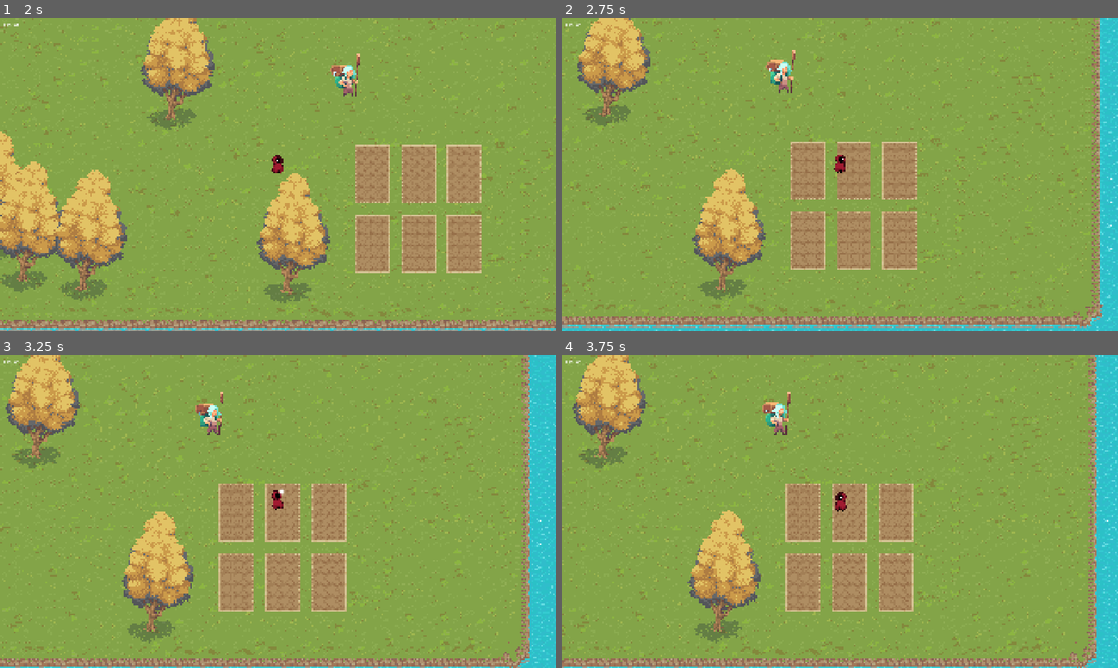
Above: before the commit, frames 1-4 (two rows, left to right).
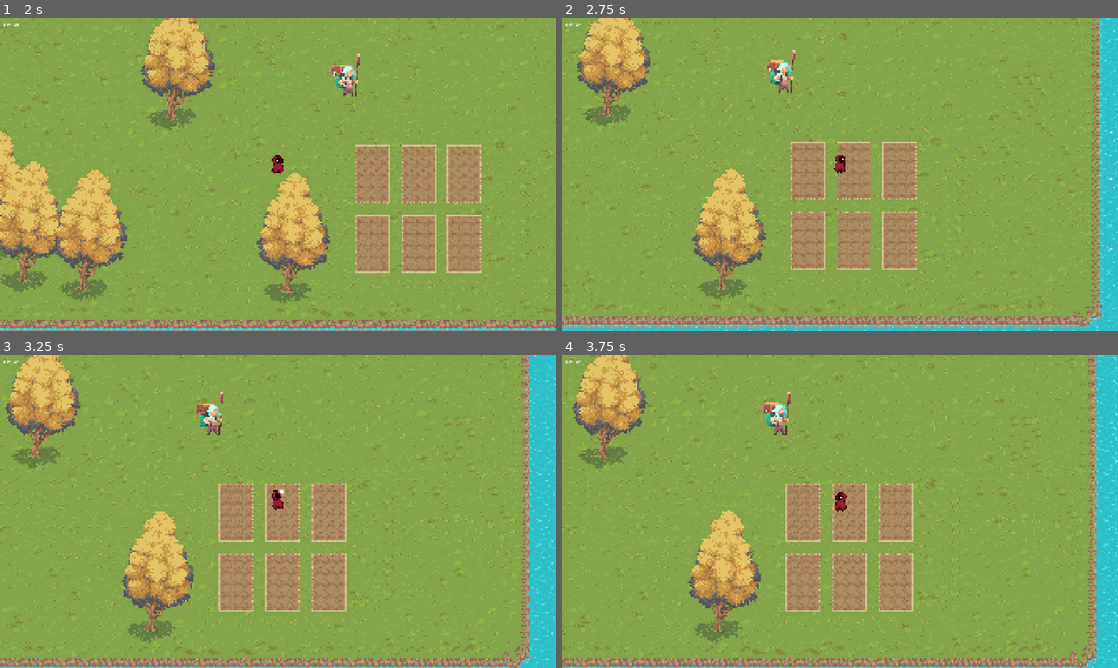
Above: after the commit, the same moments.

Repository: nxtdv/projectb_godot
Game: Godot game, scene res://scenes/main.tscn
The game is run twice, just before and just after one commit, with the same random seed, the same clock (stepped at 60 frames per second) and the same inputs.
Inputs (mouse positions are in pixels of both pictures, inside the frame that each line leads up to):
- Up to frame 1 (2 s): move the mouse to (400, 158) at 0.52 s; hold D (Right) 0.53-1.28 s; click (400, 158) at 0.6 s; move the mouse to (166, 190) at 1.27 s; hold S (Down) from 1.28 s (still down); tap E (Interact) at 1.35 s
- Up to frame 2 (2.75 s): move the mouse to (895, 105) at 2.02 s; release S (Down) at 2.03 s; hold D (Right) from 2.03 s (still down); hold Shift (Sprint) from 2.03 s (still down)
- Up to frame 3 (3.25 s): move the mouse to (250, 574) at 2.77 s; release D (Right) at 2.78 s; release Shift (Sprint) at 2.78 s; hold W (Up) from 2.78 s (still down); click (250, 574) at 2.85 s
- Up to frame 4 (3.75 s): move the mouse to (1006, 558) at 3.52 s; release W (Up) at 3.53 s; hold A (Left) from 3.53 s (still down); tap E (Interact) at 3.6 s

Frame 1 is identical in both runs. In frame 2, 0.1% of the frame differs, in the area x 16-100%, y 5-100%; in frame 3, 0.1%; in frame 4, 0.1%.

Commit message:
refactor(field_cursor): adjust terrain ID and refine player position logic
- updated `terrain` ID from 2 to 3 to match new tileset configuration
- added sprite offset compensation in player tile position calculation for accuracy

Diff:
--- a/scripts/field_cursor.gd
+++ b/scripts/field_cursor.gd
@@ -32,7 +32,7 @@
 ## Terrain set ID in the tileset resource
 @export var terrain_set: int = 0
 ## Terrain type ID for tilled soil
-@export var terrain: int = 2
+@export var terrain: int = 3
 @export_group("Interaction Settings")
 ## Maximum interaction distance in pixels
 @export var max_distance: float = 64.0
@@ -251,13 +251,16 @@
 		sprite_pool[tile_pos].modulate = _get_tile_color_fast(tile_pos)
 
 
-## Ultra-fast player position using integer coordinates with proper centering
+## Ultra-fast player position using integer coordinates with sprite offset compensation
 func _get_player_tile_pos_fast() -> Vector2i:
 	# Convert player position to tilemap local coordinates
 	var player_local: Vector2 = tilled_soil_tilemap_layer.to_local(player.global_position)
 
-	# Direct conversion - no offset needed as map_to_local already centers properly
-	return tilled_soil_tilemap_layer.local_to_map(player_local)
+	# Compensate for sprite offset (player sprite is offset by -16px on Y)
+	var sprite_offset: Vector2 = Vector2(0, -16)  # Match your player's sprite offset
+	var corrected_pos: Vector2 = player_local + sprite_offset
+
+	return tilled_soil_tilemap_layer.local_to_map(corrected_pos)
 
 
 ## Fast interaction check using precomputed player tile position
